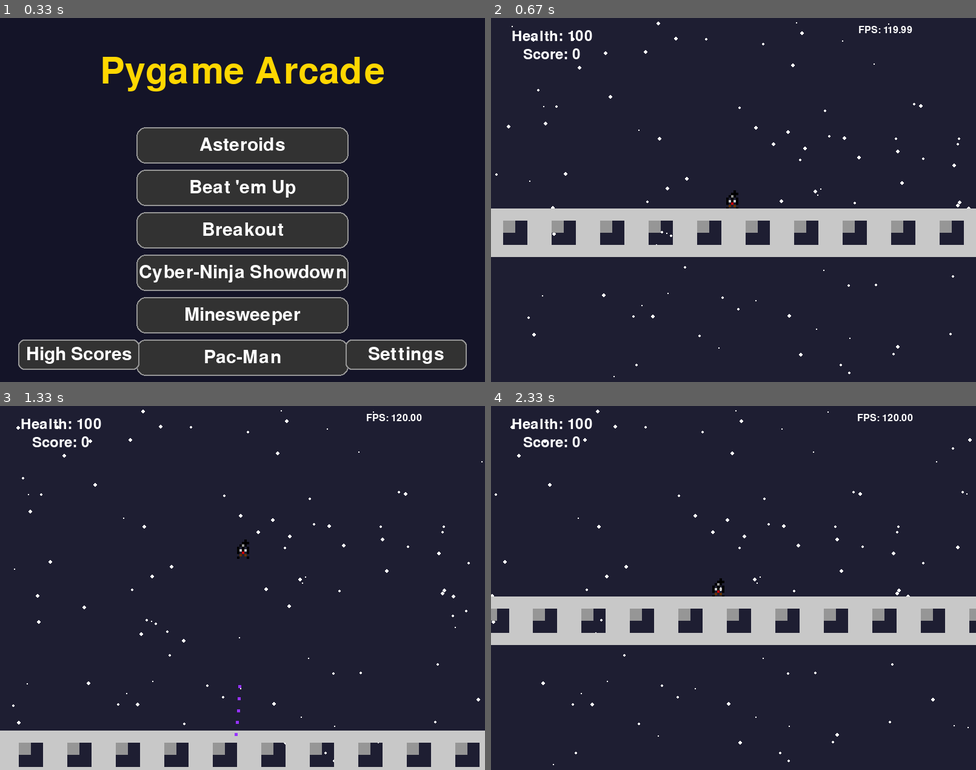
Above: before the commit, frames 1-4 (two rows, left to right).
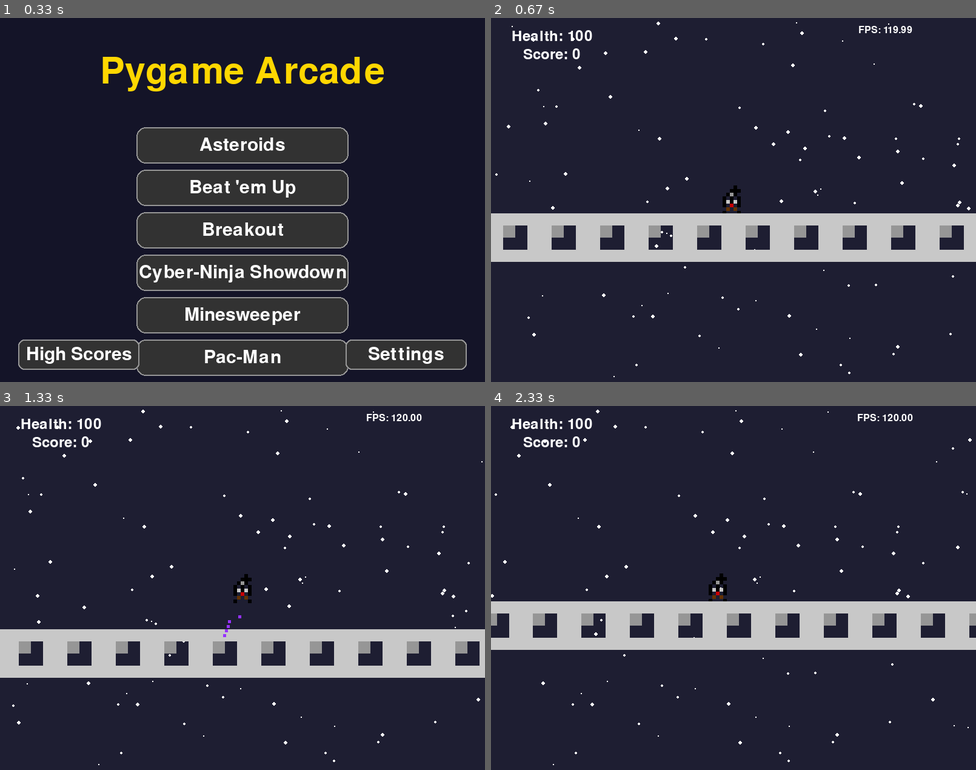
Above: after the commit, the same moments.

Repository: msparrow/classic-arcade-pygame
Game: pygame game, started from launcher.py
Two runs of this game, one before a commit and one after it. Both use one fixed random seed, a clock stepped at 60 frames per second and the inputs below.
Inputs (mouse positions are in pixels of both pictures, inside the frame that each line leads up to):
- Up to frame 1 (0.33 s): no input
- Up to frame 2 (0.67 s): click "Cyber-Ninja Showdown" at 0.38 s
- Up to frame 3 (1.33 s): hold Right 0.67-1.13 s; move the mouse to (397, 577) at 0.7 s; tap Space at 1.17 s
- Up to frame 4 (2.33 s): hold Right 1.5-1.97 s; hold Left from 2 s (still down)

Frame 1 is identical in both runs. In frame 2, 4.5% of the frame differs, in the area x 0-100%, y 46-67%; in frame 3, 19%, in the area x 0-100%, y 36-100%; in frame 4, 4.5%.

Commit message:
Updated cyber ninja and theme music file

Diff:
--- a/cyber_ninja.py
+++ b/cyber_ninja.py
@@ -25,7 +25,7 @@
 PLAYER_ACC = 0.5
 PLAYER_FRICTION = -0.12
 PLAYER_GRAVITY = 0.64
-PLAYER_JUMP = -18
+PLAYER_JUMP = -6
 PLAYER_HEALTH = 100
 ENEMY_HEALTH = 50
 
@@ -112,7 +112,7 @@
 # Using a simple class to hold the created surfaces
 class Assets:
     def __init__(self):
-        self.player = create_surface_from_data(PLAYER_SPRITE_DATA)
+        self.player = create_surface_from_data(PLAYER_SPRITE_DATA, scale=6)
         self.walking_bot = create_surface_from_data(WALKING_BOT_DATA, scale=12)
         self.turret = create_surface_from_data(TURRET_DATA, scale=12)
         self.platform_tile = create_surface_from_data(PLATFORM_TILE_DATA, scale=20) # Tiles are larger
@@ -217,53 +217,57 @@
         # Disappear on first hit
         self.kill()
 
+class FlyingBot(Enemy):
+    def __init__(self, pos):
+        super().__init__(pos, assets.walking_bot)
+        self.vel = vec(random.uniform(-1, 1), random.uniform(-1, 1))
+        self.last_shot = pygame.time.get_ticks()
+        self.direction_change_timer = pygame.time.get_ticks()
+
+    def update(self, player, all_sprites, enemy_projectiles):
+        now = pygame.time.get_ticks()
+        if now - self.direction_change_timer > random.randint(1500, 3500):
+            self.direction_change_timer = now
+            self.vel = vec(random.uniform(-1, 1), random.uniform(-1, 1))
+
+        self.pos += self.vel
+        self.rect.center = self.pos
+
+        dist_to_player = self.pos.distance_to(player.pos)
+        if dist_to_player < 400:
+            if now - self.last_shot > 1200:
+                self.last_shot = now
+                direction = (player.pos - self.pos).normalize()
+                proj = EnemyProjectile(self.rect.center, direction, self)
+                all_sprites.add(proj)
+                enemy_projectiles.add(proj)
+
 class WalkingBot(Enemy):
     def __init__(self, pos):
-        super().__init__(pos, assets.walking_bot)
-        self.vel = vec(random.choice([-4, 4]), 0)
+        super().__init__(pos, assets.turret)
+        self.vel = vec(random.choice([-2, 2]), 0)
         self.last_shot = 0
         self.direction_timer = 0
 
     def update(self, platforms, player, all_sprites, enemy_projectiles):
         self.pos += self.vel
         self.rect.midbottom = self.pos
-        # Simple patrol: reverse direction at edges or walls
+
         self.rect.y += 1
         platform_hits = pygame.sprite.spritecollide(self, platforms, False)
         self.rect.y -= 1
 
         now = pygame.time.get_ticks()
-        if not platform_hits or now - self.direction_timer > 2000:
+        if not platform_hits or now - self.direction_timer > 3000:
             self.vel.x *= -1
             self.direction_timer = now
 
-        # Shooting logic
         dist_to_player = self.pos.distance_to(player.pos)
-        if dist_to_player < 350:
-            is_facing_player = (player.pos.x > self.pos.x and self.vel.x > 0) or \
-                               (player.pos.x < self.pos.x and self.vel.x < 0)
-            if is_facing_player:
-                if now - self.last_shot > 1000:
-                    self.last_shot = now
-                    direction = (player.pos - self.pos).normalize()
-                    proj = EnemyProjectile(self.rect.center, direction)
-                    all_sprites.add(proj)
-                    enemy_projectiles.add(proj)
-
-class Turret(Enemy):
-    def __init__(self, pos):
-        super().__init__(pos, assets.turret)
-        self.last_shot = 0
-
-    def update(self, player, all_sprites, enemy_projectiles):
-        # Fire at player if within range
-        dist = self.pos.distance_to(player.pos)
-        if dist < 300:
-            now = pygame.time.get_ticks()
-            if now - self.last_shot > 1500: # Cooldown
+        if dist_to_player < 300:
+            if now - self.last_shot > 1500:
                 self.last_shot = now
                 direction = (player.pos - self.pos).normalize()
-                proj = EnemyProjectile(self.rect.center, direction)
+                proj = EnemyProjectile(self.rect.center, direction, self)
                 all_sprites.add(proj)
                 enemy_projectiles.add(proj)
 
@@ -286,10 +290,11 @@
             self.kill()
 
 class EnemyProjectile(Projectile):
-    def __init__(self, pos, direction):
+    def __init__(self, pos, direction, owner):
         super().__init__(pos, direction)
         self.image = assets.enemy_projectile
         self.vel = direction * 7
+        self.owner = owner
 
     def update(self, camera_offset):
         super().update(camera_offset)
@@ -384,15 +389,15 @@
                 self.all_sprites.add(p)
                 self.platforms.add(p)
 
-                if random.random() < 0.2:
+                if random.random() < 0.3:
                     if random.random() < 0.5:
                         bot = WalkingBot((x, platform_y))
                         self.all_sprites.add(bot)
                         self.enemies.add(bot)
                     else:
-                        turret = Turret((x, platform_y))
-                        self.all_sprites.add(turret)
-                        self.enemies.add(turret)
+                        flying_bot = FlyingBot((x, platform_y - 100))
+                        self.all_sprites.add(flying_bot)
+                        self.enemies.add(flying_bot)
 
     def is_chunk_generated(self, chunk_x, chunk_y):
         return (chunk_x, chunk_y) in self.generated_chunks
@@ -467,7 +472,7 @@
         for enemy in enemies:
             if isinstance(enemy, WalkingBot):
                 enemy.update(platforms, player, all_sprites, enemy_projectiles)
-            elif isinstance(enemy, Turret):
+            elif isinstance(enemy, FlyingBot):
                 enemy.update(player, all_sprites, enemy_projectiles)
 
         # Update world
@@ -489,10 +494,13 @@
 
         # Enemy projectiles hitting player
         hits = pygame.sprite.spritecollide(player, enemy_projectiles, True)
-        if hits:
-            player.health -= 20
+        for hit in hits:
+            if isinstance(hit.owner, FlyingBot):
+                player.health -= 1
+            else:
+                player.health -= 20
             if player.health <= 0:
-                running = False # Game Over
+                running = False
 
         # Player colliding with enemies
         hits = pygame.sprite.spritecollide(player, enemies, False)
Not shown, changed: assets/music/menu_theme.wav
